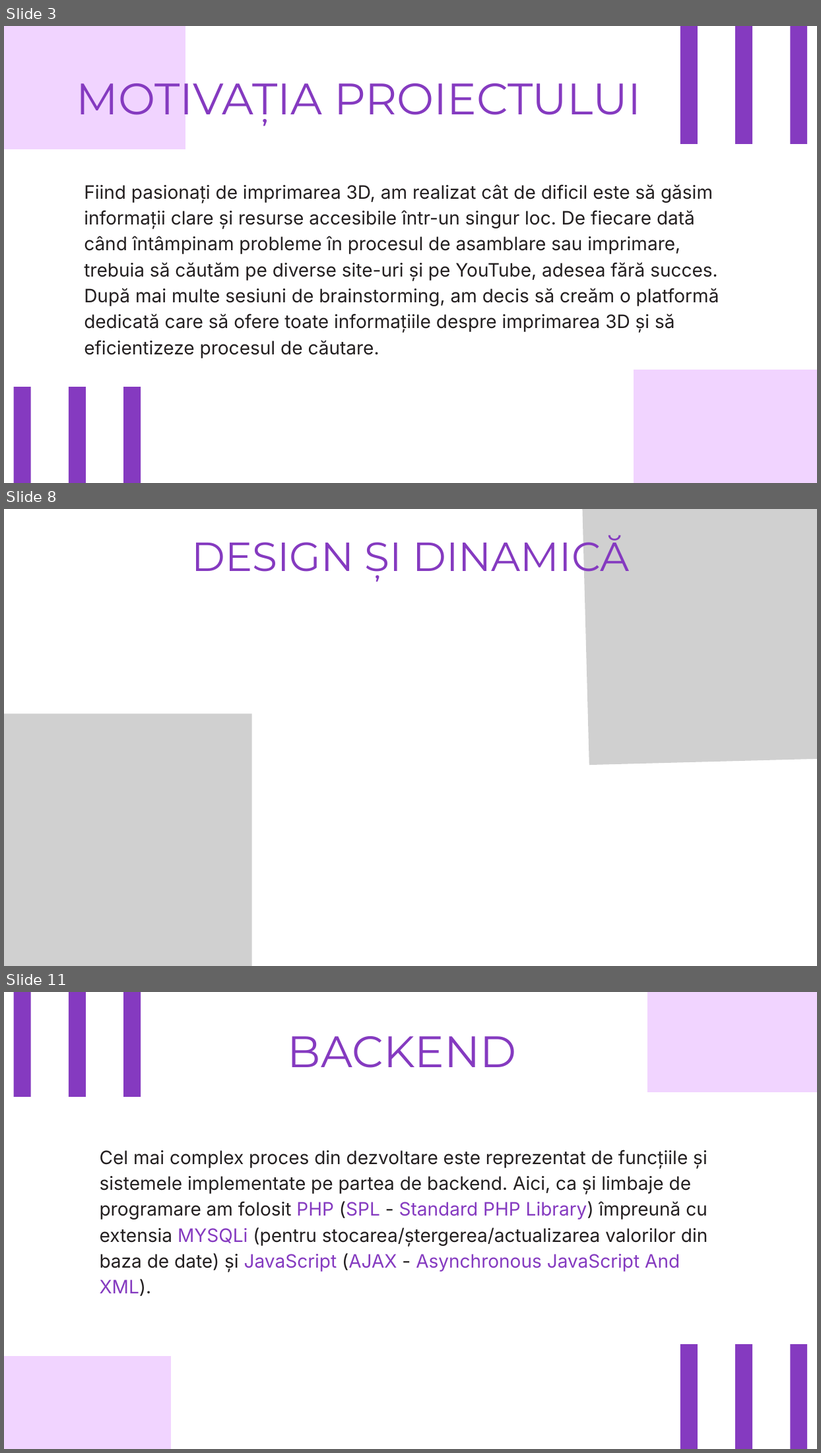
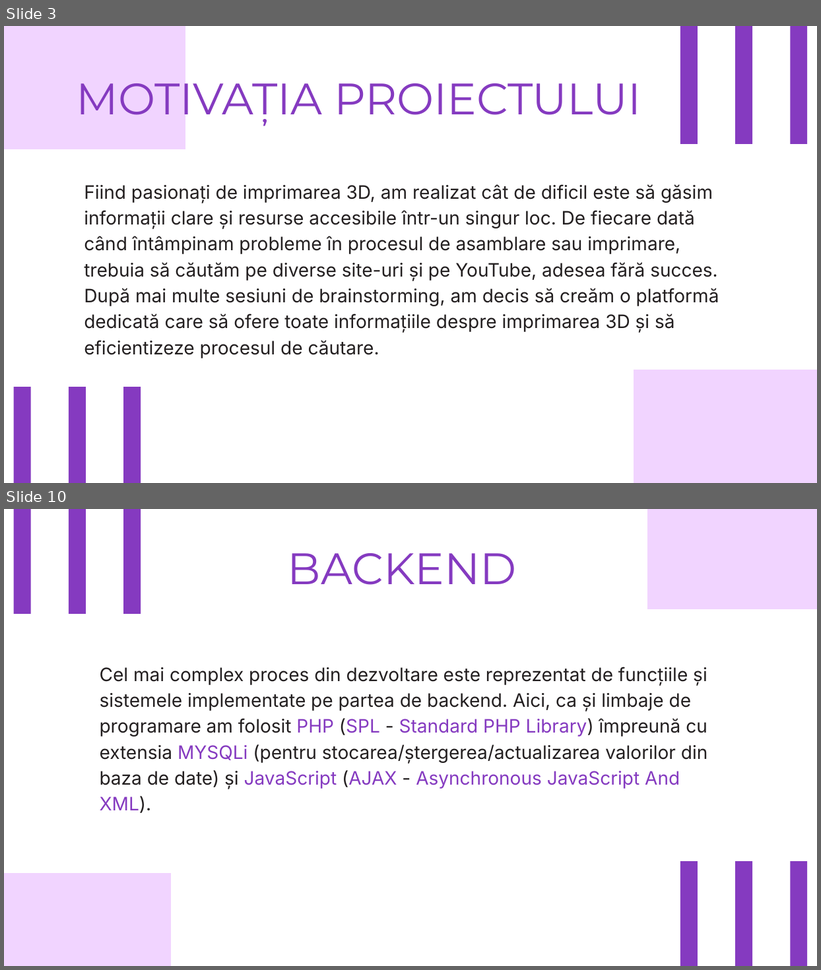
Before and after one commit to VIneblekS/PrintBuddy, a slide deck: Printbuddy- Prezentare.pptx. Shown one above the other, each under a label of ours: slides 3, 8 and 11 before the commit, slides 3 and 10 after it; the slides between them are not shown. The pictures are 821x1453 and 821x970 pixels, drawn with LibreOffice and Linux fonts; fonts in the diff are those of the drawing; grey boxes stand for pictures; background and template pictures are left out. Boxes give left, top, right and bottom in pixels: in the first picture for what was removed or moved away, otherwise in the second. Text is boxed around its words. In the diff, an @@ line names an element or a change of style, - is before the commit and + after.

Commit message:
Pptx update

```diff
--- a/Printbuddy- Prezentare.pptx
+++ b/Printbuddy- Prezentare.pptx
@@ slide 8 removed at [4,509,817,966], background picture (left out) @@
@@ picture removed at [580,509,817,765] @@
@@ text removed at [191,531,630,581] @@
-DESIGN ȘI DINAMICĂ
@@ picture removed at [4,714,252,966] @@
@@ what was slide 11 is now slide 10 @@
```
